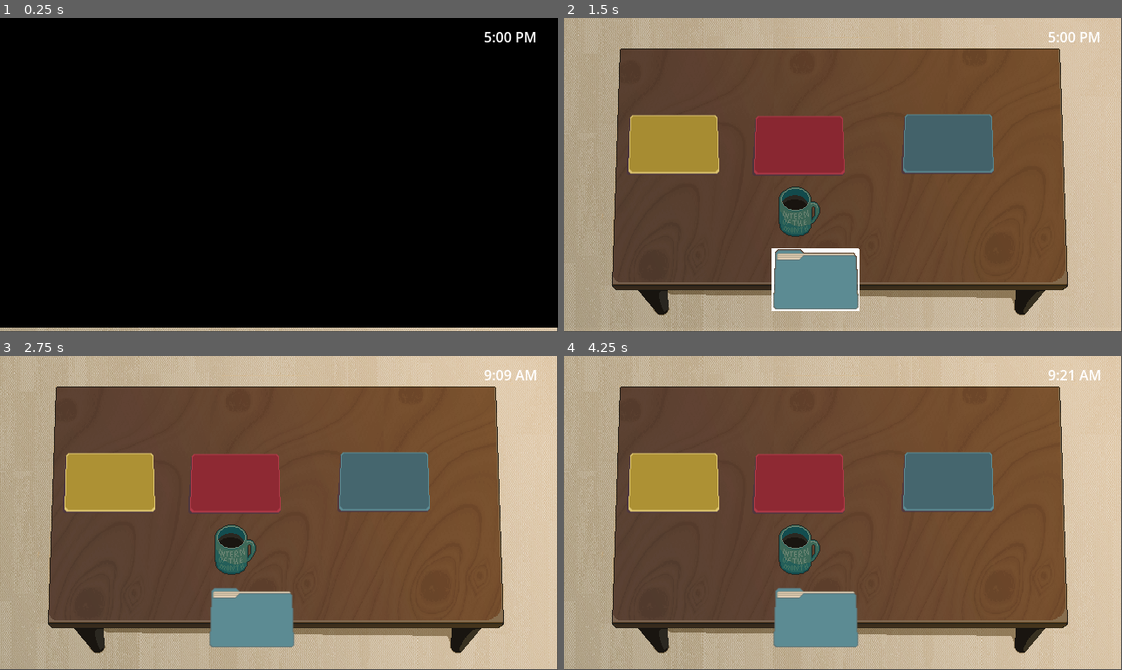
Above: before the commit, frames 1-4 (two rows, left to right).
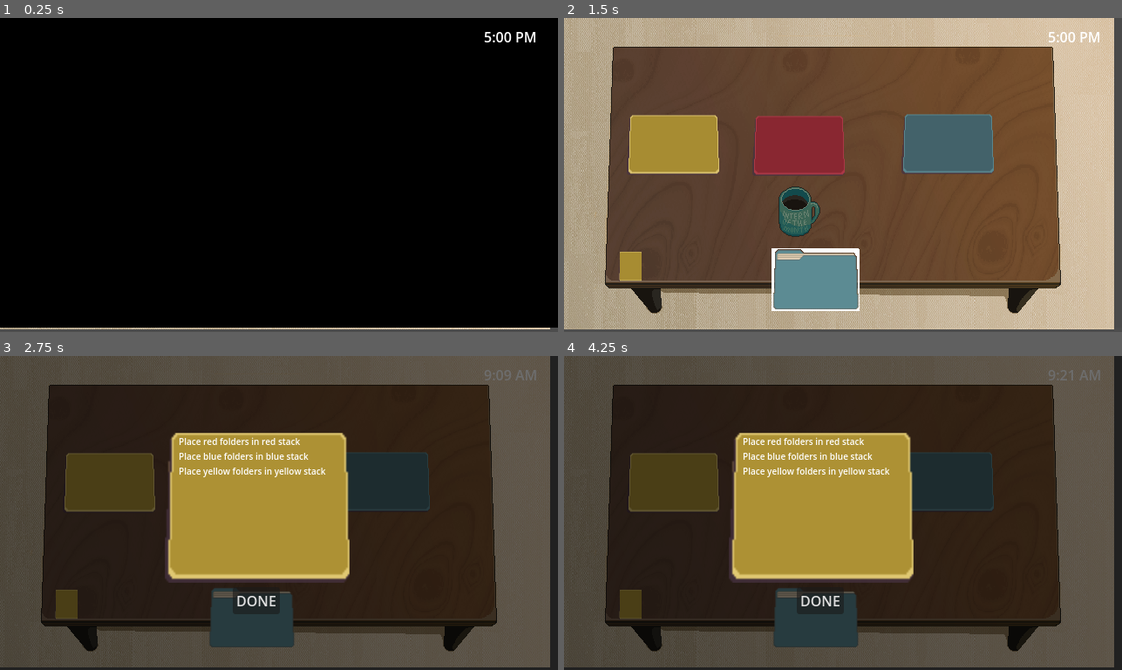
Above: after the commit, the same moments.

Repository: milk9111/godot-wild-jam-79
Game: Godot game, scene res://game.tscn
The game is run twice, just before and just after one commit, with the same random seed, the same clock (stepped at 60 frames per second) and the same inputs.
Inputs (mouse positions are in pixels of both pictures, inside the frame that each line leads up to):
- Up to frame 1 (0.25 s): no input
- Up to frame 2 (1.5 s): click (630, 266) at 0.52 s; click (820, 262) at 1.25 s, where only the run after the commit has a clickable "DONE"
- Up to frame 3 (2.75 s): click (66, 604) at 2.02 s
- Up to frame 4 (4.25 s): click (820, 600) at 2.75 s, where only the run after the commit has a clickable "DONE"; click (630, 604) at 3.52 s

The runs differ from the first frame. In frame 1, 0.6% of the frame differs, in the area x 0-100%, y 98-100%; in frame 2, 11%; in frame 3, 98%, in the area x 0-100%, y 0-100%; in frame 4, 98%.

Commit message:
Added readable sticky note with day instructions.
Also fixed scene transition color-rect which was eating UI inputs

Diff:
--- a/clutter.gd
+++ b/clutter.gd
@@ -5,7 +5,8 @@
 @onready var animation_player = $AnimationPlayer
 
 @export var sfx_moved: AudioStreamRandomizer
-
+var slide_sfx = load("res://Assets/Sound/UnpaidIntern_TableSlide_SFX.ogg")
+var break_sfx = load("res://Assets/Sound/ESM_Builder_Game_Ceramic_Break_Large_3_Organic_Smash_Crash_Crumble_Drop_Splatter_Particle_Hit_Stab_Impact.ogg")
 var sound_playing:bool = false
 
 func _ready():
@@ -22,6 +23,7 @@
 
 func play_sound():
 	if sfx_timer.is_stopped():
+		sfx.stream = slide_sfx
 		sound_playing=true
 		sfx.play()
 		sfx_timer.start()
@@ -37,6 +39,7 @@
 
 
 func _on_detect_area_area_entered(area):
+	sfx.stream = break_sfx
 	if area.is_in_group("TableLeft"):
 		animation_player.play("TableLeft")
 		await animation_player.animation_finished
--- a/clutter.tscn
+++ b/clutter.tscn
@@ -11,6 +11,145 @@
 [sub_resource type="AtlasTexture" id="AtlasTexture_mhuwi"]
 atlas = ExtResource("2_xeanr")
 region = Rect2(180, 189, 48, 58)
+
+[sub_resource type="Animation" id="Animation_fq5wb"]
+length = 0.001
+tracks/0/type = "value"
+tracks/0/imported = false
+tracks/0/enabled = true
+tracks/0/path = NodePath("Sprite2D:position")
+tracks/0/interp = 1
+tracks/0/loop_wrap = true
+tracks/0/keys = {
+"times": PackedFloat32Array(0),
+"transitions": PackedFloat32Array(1),
+"update": 0,
+"values": [Vector2(0, 0)]
+}
+tracks/1/type = "value"
+tracks/1/imported = false
+tracks/1/enabled = true
+tracks/1/path = NodePath("Sprite2D:rotation")
+tracks/1/interp = 1
+tracks/1/loop_wrap = true
+tracks/1/keys = {
+"times": PackedFloat32Array(0),
+"transitions": PackedFloat32Array(1),
+"update": 0,
+"values": [0.0]
+}
+tracks/2/type = "value"
+tracks/2/imported = false
+tracks/2/enabled = true
+tracks/2/path = NodePath("Sprite2D:scale")
+tracks/2/interp = 1
+tracks/2/loop_wrap = true
+tracks/2/keys = {
+"times": PackedFloat32Array(0),
+"transitions": PackedFloat32Array(1),
+"update": 0,
+"values": [Vector2(1, 1)]
+}
+tracks/3/type = "value"
+tracks/3/imported = false
+tracks/3/enabled = true
+tracks/3/path = NodePath("AudioStreamPlayer2D:playing")
+tracks/3/interp = 1
+tracks/3/loop_wrap = true
+tracks/3/keys = {
+"times": PackedFloat32Array(0),
+"transitions": PackedFloat32Array(1),
+"update": 1,
+"values": [false]
+}
+tracks/4/type = "value"
+tracks/4/imported = false
+tracks/4/enabled = true
+tracks/4/path = NodePath("CPUParticles2D:emitting")
+tracks/4/interp = 1
+tracks/4/loop_wrap = true
+tracks/4/keys = {
+"times": PackedFloat32Array(0),
+"transitions": PackedFloat32Array(1),
+"update": 1,
+"values": [false]
+}
+tracks/5/type = "value"
+tracks/5/imported = false
+tracks/5/enabled = true
+tracks/5/path = NodePath("Sprite2D:visible")
+tracks/5/interp = 1
+tracks/5/loop_wrap = true
+tracks/5/keys = {
+"times": PackedFloat32Array(0),
+"transitions": PackedFloat32Array(1),
+"update": 1,
+"values": [true]
+}
+
+[sub_resource type="Animation" id="Animation_q7r8f"]
+resource_name = "TableDown"
+length = 2.0
+tracks/0/type = "value"
+tracks/0/imported = false
+tracks/0/enabled = true
+tracks/0/path = NodePath("Sprite2D:position")
+tracks/0/interp = 1
+tracks/0/loop_wrap = true
+tracks/0/keys = {
+"times": PackedFloat32Array(0, 0.466667, 1),
+"transitions": PackedFloat32Array(1, 1, 1),
+"update": 0,
+"values": [Vector2(0, 0), Vector2(0, 0), Vector2(0, 30)]
+}
+tracks/1/type = "value"
+tracks/1/imported = false
+tracks/1/enabled = true
+tracks/1/path = NodePath("Sprite2D:scale")
+tracks/1/interp = 1
+tracks/1/loop_wrap = true
+tracks/1/keys = {
+"times": PackedFloat32Array(0, 0.966667),
+"transitions": PackedFloat32Array(1, 1),
+"update": 0,
+"values": [Vector2(1, 1), Vector2(0.5, 0.5)]
+}
+tracks/2/type = "value"
+tracks/2/imported = false
+tracks/2/enabled = true
+tracks/2/path = NodePath("AudioStreamPlayer2D:playing")
+tracks/2/interp = 1
+tracks/2/loop_wrap = true
+tracks/2/keys = {
+"times": PackedFloat32Array(1),
+"transitions": PackedFloat32Array(1),
+"update": 1,
+"values": [true]
+}
+tracks/3/type = "value"
+tracks/3/imported = false
+tracks/3/enabled = true
+tracks/3/path = NodePath("CPUParticles2D:emitting")
+tracks/3/interp = 1
+tracks/3/loop_wrap = true
+tracks/3/keys = {
+"times": PackedFloat32Array(1),
+"transitions": PackedFloat32Array(1),
+"update": 1,
+"values": [true]
+}
+tracks/4/type = "value"
+tracks/4/imported = false
+tracks/4/enabled = true
+tracks/4/path = NodePath("Sprite2D:visible")
+tracks/4/interp = 1
+tracks/4/loop_wrap = true
+tracks/4/keys = {
+"times": PackedFloat32Array(1),
+"transitions": PackedFloat32Array(1),
+"update": 1,
+"values": [false]
+}
 
 [sub_resource type="Animation" id="Animation_mhuwi"]
 resource_name = "TableLeft"
@@ -88,81 +227,6 @@
 "values": [false]
 }
 
-[sub_resource type="Animation" id="Animation_fq5wb"]
-length = 0.001
-tracks/0/type = "value"
-tracks/0/imported = false
-tracks/0/enabled = true
-tracks/0/path = NodePath("Sprite2D:position")
-tracks/0/interp = 1
-tracks/0/loop_wrap = true
-tracks/0/keys = {
-"times": PackedFloat32Array(0),
-"transitions": PackedFloat32Array(1),
-"update": 0,
-"values": [Vector2(0, 0)]
-}
-tracks/1/type = "value"
-tracks/1/imported = false
-tracks/1/enabled = true
-tracks/1/path = NodePath("Sprite2D:rotation")
-tracks/1/interp = 1
-tracks/1/loop_wrap = true
-tracks/1/keys = {
-"times": PackedFloat32Array(0),
-"transitions": PackedFloat32Array(1),
-"update": 0,
-"values": [0.0]
-}
-tracks/2/type = "value"
-tracks/2/imported = false
-tracks/2/enabled = true
-tracks/2/path = NodePath("Sprite2D:scale")
-tracks/2/interp = 1
-tracks/2/loop_wrap = true
-tracks/2/keys = {
-"times": PackedFloat32Array(0),
-"transitions": PackedFloat32Array(1),
-"update": 0,
-"values": [Vector2(1, 1)]
-}
-tracks/3/type = "value"
-tracks/3/imported = false
-tracks/3/enabled = true
-tracks/3/path = NodePath("AudioStreamPlayer2D:playing")
-tracks/3/interp = 1
-tracks/3/loop_wrap = true
-tracks/3/keys = {
-"times": PackedFloat32Array(0),
-"transitions": PackedFloat32Array(1),
-"update": 1,
-"values": [false]
-}
-tracks/4/type = "value"
-tracks/4/imported = false
-tracks/4/enabled = true
-tracks/4/path = NodePath("CPUParticles2D:emitting")
-tracks/4/interp = 1
-tracks/4/loop_wrap = true
-tracks/4/keys = {
-"times": PackedFloat32Array(0),
-"transitions": PackedFloat32Array(1),
-"update": 1,
-"values": [false]
-}
-tracks/5/type = "value"
-tracks/5/imported = false
-tracks/5/enabled = true
-tracks/5/path = NodePath("Sprite2D:visible")
-tracks/5/interp = 1
-tracks/5/loop_wrap = true
-tracks/5/keys = {
-"times": PackedFloat32Array(0),
-"transitions": PackedFloat32Array(1),
-"update": 1,
-"values": [true]
-}
-
 [sub_resource type="Animation" id="Animation_dyy2u"]
 resource_name = "TableRight"
 length = 2.0
@@ -239,70 +303,6 @@
 "values": [false]
 }
 
-[sub_resource type="Animation" id="Animation_q7r8f"]
-resource_name = "TableDown"
-length = 2.0
-tracks/0/type = "value"
-tracks/0/imported = false
-tracks/0/enabled = true
-tracks/0/path = NodePath("Sprite2D:position")
-tracks/0/interp = 1
-tracks/0/loop_wrap = true
-tracks/0/keys = {
-"times": PackedFloat32Array(0, 0.466667, 1),
-"transitions": PackedFloat32Array(1, 1, 1),
-"update": 0,
-"values": [Vector2(0, 0), Vector2(0, 0), Vector2(0, 30)]
-}
-tracks/1/type = "value"
-tracks/1/imported = false
-tracks/1/enabled = true
-tracks/1/path = NodePath("Sprite2D:scale")
-tracks/1/interp = 1
-tracks/1/loop_wrap = true
-tracks/1/keys = {
-"times": PackedFloat32Array(0, 0.966667),
-"transitions": PackedFloat32Array(1, 1),
-"update": 0,
-"values": [Vector2(1, 1), Vector2(0.5, 0.5)]
-}
-tracks/2/type = "value"
-tracks/2/imported = false
-tracks/2/enabled = true
-tracks/2/path = NodePath("AudioStreamPlayer2D:playing")
-tracks/2/interp = 1
-tracks/2/loop_wrap = true
-tracks/2/keys = {
-"times": PackedFloat32Array(1),
-"transitions": PackedFloat32Array(1),
-"update": 1,
-"values": [true]
-}
-tracks/3/type = "value"
-tracks/3/imported = false
-tracks/3/enabled = true
-tracks/3/path = NodePath("CPUParticles2D:emitting")
-tracks/3/interp = 1
-tracks/3/loop_wrap = true
-tracks/3/keys = {
-"times": PackedFloat32Array(1),
-"transitions": PackedFloat32Array(1),
-"update": 1,
-"values": [true]
-}
-tracks/4/type = "value"
-tracks/4/imported = false
-tracks/4/enabled = true
-tracks/4/path = NodePath("Sprite2D:visible")
-tracks/4/interp = 1
-tracks/4/loop_wrap = true
-tracks/4/keys = {
-"times": PackedFloat32Array(1),
-"transitions": PackedFloat32Array(1),
-"update": 1,
-"values": [false]
-}
-
 [sub_resource type="Animation" id="Animation_way7w"]
 resource_name = "TableUp"
 length = 2.0
--- a/day_level_class.gd
+++ b/day_level_class.gd
@@ -5,8 +5,24 @@
 
 @onready var ambience = $Ambience
 @onready var music = $Music
+@onready var directions_splash = $DirectionsSplash
+@onready var button = $DirectionsSplash/Button
+@onready var active_folder = $SpawnManager/Spawn
 
 func _ready():
 	ambience.play()
 
 	music.play()
+
+
+
+
+func _on_directions_pressed():
+	print("Button pressed")
+	active_folder.process_mode = Node.PROCESS_MODE_DISABLED
+	directions_splash.show()
+
+func _on_directions_closed():
+	print("Button pressed")
+	active_folder.process_mode = Node.PROCESS_MODE_INHERIT
+	directions_splash.hide()
--- a/day_one.tscn
+++ b/day_one.tscn
@@ -8,6 +8,7 @@
 [ext_resource type="AudioStream" uid="uid://43bxp4m5qat" path="res://Assets/Sound/UnpaidIntern_RoomTone_SFX.ogg" id="6_ygvcp"]
 [ext_resource type="AudioStream" uid="uid://b8ucflspdavth" path="res://Assets/Sound/UnpaidIntern_Music.ogg" id="7_mg7ih"]
 [ext_resource type="Script" uid="uid://2i1afvunh7f6" path="res://spawn_manager.gd" id="8_urjdr"]
+[ext_resource type="Texture2D" uid="uid://cdh11f0tu3plf" path="res://notepad_table_texture.tres" id="9_urjdr"]
 
 [sub_resource type="AtlasTexture" id="AtlasTexture_urjdr"]
 atlas = ExtResource("3_ygvcp")
@@ -36,6 +37,11 @@
 
 [sub_resource type="RectangleShape2D" id="RectangleShape2D_rm208"]
 size = Vector2(609, 20)
+
+[sub_resource type="AtlasTexture" id="AtlasTexture_8jtnn"]
+atlas = ExtResource("9_urjdr")
+
+[sub_resource type="SystemFont" id="SystemFont_256nn"]
 
 [node name="Day One" type="Node2D"]
 process_mode = 1
@@ -158,10 +164,76 @@
 
 [node name="Desk" type="Sprite2D" parent="."]
 z_index = -2
-position = Vector2(319, 182)
+position = Vector2(311, 180)
 texture = ExtResource("6_n4m20")
 
 [node name="Clutter" parent="." instance=ExtResource("3_k2a70")]
 position = Vector2(270, 225)
 
+[node name="Directions" type="TextureButton" parent="."]
+offset_left = 63.0
+offset_top = 271.0
+offset_right = 169.0
+offset_bottom = 340.0
+scale = Vector2(0.25, 0.5)
+focus_mode = 1
+texture_normal = ExtResource("9_urjdr")
+
+[node name="DirectionsSplash" type="CanvasLayer" parent="."]
+visible = false
+
+[node name="TextureRect" type="TextureRect" parent="DirectionsSplash"]
+anchors_preset = 8
+anchor_left = 0.5
+anchor_top = 0.5
+anchor_right = 0.5
+anchor_bottom = 0.5
+offset_left = -131.0
+offset_top = -92.0
+offset_right = -25.0
+offset_bottom = -23.0
+grow_horizontal = 2
+grow_vertical = 2
+scale = Vector2(2, 2.5)
+size_flags_horizontal = 4
+texture = SubResource("AtlasTexture_8jtnn")
+
+[node name="Label" type="Label" parent="DirectionsSplash"]
+anchors_preset = 8
+anchor_left = 0.5
+anchor_top = 0.5
+anchor_right = 0.5
+anchor_bottom = 0.5
+offset_left = -115.0
+offset_top = -89.0
+offset_right = 69.0
+offset_bottom = 90.0
+grow_horizontal = 2
+grow_vertical = 2
+theme_override_fonts/font = SubResource("SystemFont_256nn")
+theme_override_font_sizes/font_size = 10
+text = "Place red folders in red stack
+Place blue folders in blue stack
+Place yellow folders in yellow stack
+"
+autowrap_mode = 3
+
+[node name="Button" type="Button" parent="DirectionsSplash"]
+offset_left = 267.0
+offset_top = 265.0
+offset_right = 321.0
+offset_bottom = 296.0
+focus_mode = 1
+action_mode = 0
+text = "DONE"
+
+[node name="ColorRect" type="ColorRect" parent="DirectionsSplash"]
+self_modulate = Color(0, 0, 0, 0.572549)
+z_index = -1
+offset_right = 640.0
+offset_bottom = 360.0
+mouse_filter = 2
+
 [connection signal="timeout" from="SpawnManager/SpawnTimer" to="SpawnManager" method="_on_spawn_timer_timeout"]
+[connection signal="pressed" from="Directions" to="." method="_on_directions_pressed"]
+[connection signal="pressed" from="DirectionsSplash/Button" to="." method="_on_directions_closed"]
--- a/day_transition.tscn
+++ b/day_transition.tscn
@@ -69,4 +69,5 @@
 grow_vertical = 2
 size_flags_horizontal = 3
 size_flags_vertical = 3
+mouse_filter = 2
 color = Color(0, 0, 0, 0)
--- /dev/null
+++ b/directions.gd
@@ -0,0 +1 @@
+extends TextureButton
--- /dev/null
+++ b/notepad_table_texture.tres
@@ -0,0 +1,7 @@
+[gd_resource type="AtlasTexture" load_steps=2 format=3 uid="uid://cdh11f0tu3plf"]
+
+[ext_resource type="Texture2D" uid="uid://b5b84qpnj6f6h" path="res://Assets/Art/Assets_Sprite_Sheet_v1.png" id="1_ho4is"]
+
+[resource]
+atlas = ExtResource("1_ho4is")
+region = Rect2(21, 13, 106, 69)
Not shown: 1 places in day_one.tscn that only renumber resources
Not shown, added: directions.gd.uid
